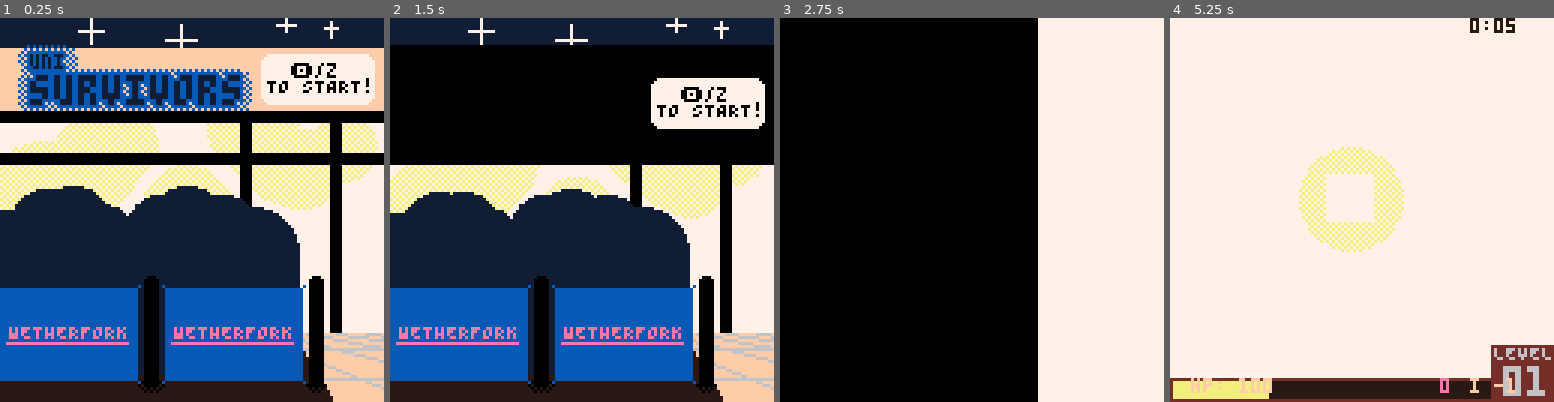
Above: before the commit, frames 1-4 (left to right).
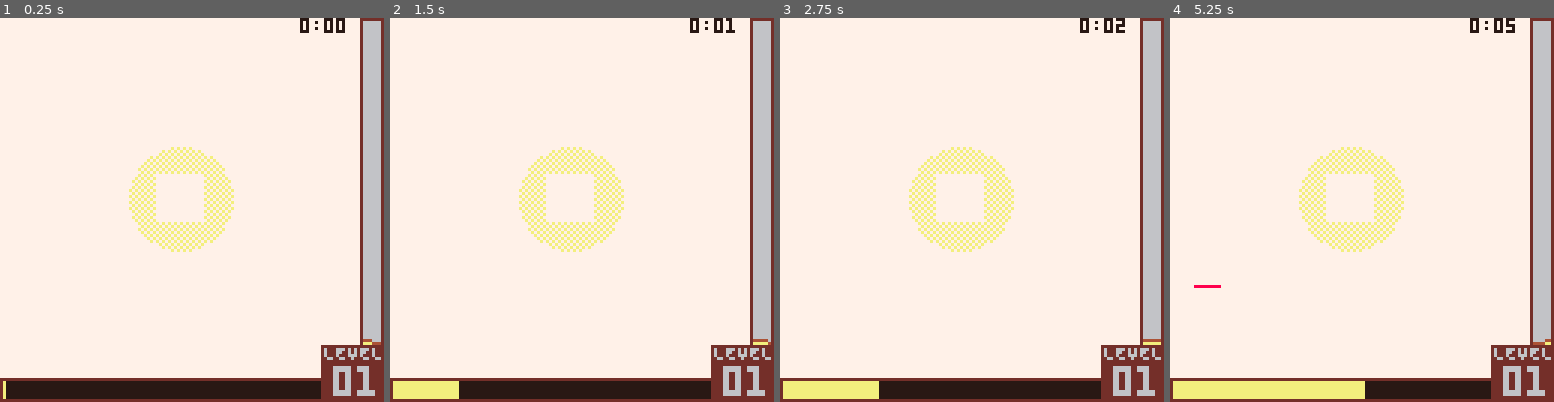
Above: after the commit, the same moments.

Repository: wsasaki01/bath-hack-2026
Game: PICO-8 cartridge fake.p8
Same seed, same stepped clock (60 frames per second), same inputs: the game is played once before the commit and once after it.
Inputs:
- Up to frame 1 (0.25 s): no input
- Up to frame 2 (1.5 s): tap X (X key) at 0.33, 1.07 s; tap O (Z key) at 0.7 s
- Up to frame 3 (2.75 s): hold Right 1.6-2.1 s; tap O (Z key) at 1.7, 2.1, 2.5 s; tap X (X key) at 1.85 s; hold Up 2.15-2.42 s; hold Right from 2.47 s (still down)
- Up to frame 4 (5.25 s): tap O (Z key) every 0.4 s from 2.9 to 4.9 s; tap X (X key) at 2.97, 4.08, 5.2 s; release Right at 3.03 s; hold Left 3.08-3.58 s; hold Down 3.63-3.97 s; hold Right 4.02-4.68 s; hold Up 4.73-5.03 s; hold Left from 5.08 s (still down)

The runs differ from the first frame. In frame 1, 80% of the frame differs, in the area x 0-100%, y 0-100%; in frame 2, 86%; in frame 3, 76%; in frame 4, 7.1%.

Commit message:
Health meter

Diff:
--- a/draw.lua
+++ b/draw.lua
@@ -167,10 +167,15 @@
 		rectfill(107,109,128,128)	-- Level background
 		print("LEVEL",108,109,1)
 		print("\^t\^w"..(plyr.level<10 and "0" or "")..plyr.level,111,116)
-		rectfill(1,121,106,126,7)	-- Collected XP
+		rectfill(1,121,106,126,7)					-- Full (empty) XP bar
 		rectfill(1,121,1+105*plyr.xp/100,126,12)	-- Collected XP
-		for i in all(items) do
-			spr(i.data.spr,0,100)
+
+		alc_height = 100-plyr.hp
+		rectfill(120,0,128,108,6)	-- Main right bar
+		rectfill(121,1,126,108,1)	-- Inner bar
+		rectfill(121,108-alc_height,126,108,12)	-- Filled alcohol
+		for i=121,126 do
+			pset(i,108-alc_height+sin((i-122+global_cnt)/20),5)
 		end
 
 		if selecting_item then
@@ -212,16 +217,15 @@
 		]]
 
 		-- debug display player health
+		--[[
 		print("hp: "..plyr.hp, 7, 120, 4)
 		--print("f: "..plyr.anim_frame, 7, 110, 4)
 		--print("dir: "..plyr.anim_i.." .. "..plyr.dir, 7, 120, 4)
 		--print(plyr.tick, 80, 120, 12)
 		print(total_dmg, 90, 120, 8)
 		print("i "..plyr.iframe, 100, 120, 4)
-
+		]]
 	end
-
-	printh(menu)
 
 	-- Menu transition
 	if counters.trans != -1 then
--- a/init.lua
+++ b/init.lua
@@ -54,10 +54,10 @@
 	end_screen = false
 
 	--[[
+	]]
 	-- DEBUG: Launch to game
 	menu = 3
 	init_game()
-	]]
 
 	--[[
 	-- DEBUG: Launch to intro cutscene
